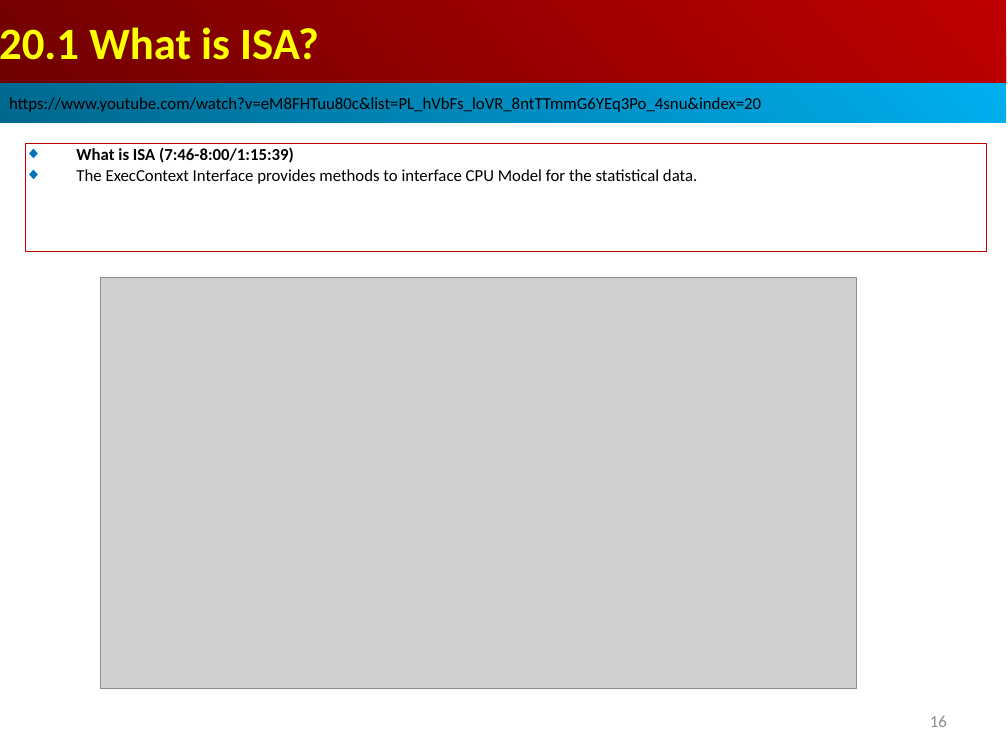
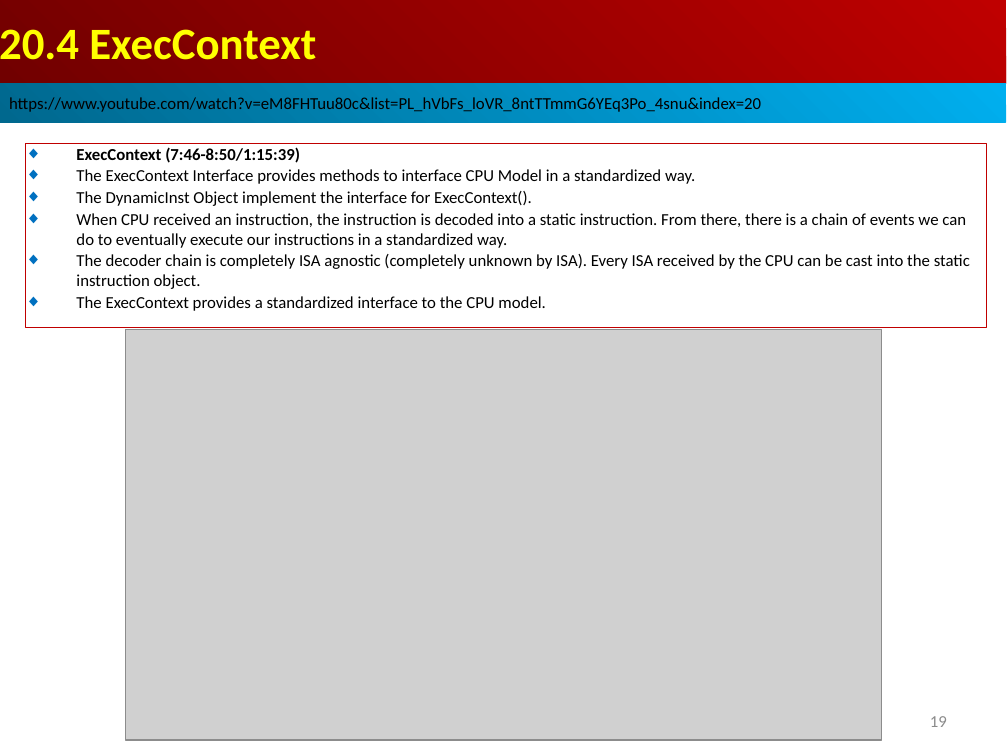
Before and after one commit to peterhchen/AIU_CS850_Gem5_McPAT, a slide deck: slide 19 of 050_Gem5/020.ModelCore/000_Video/020.ModelCore.ppt (slide 16 before the commit). Drawn at 1008x756 pixels with LibreOffice and Linux fonts; fonts in the diff are those of the drawing; grey boxes stand for pictures. Boxes give left, top, right and bottom in pixels: in the first picture for what was removed or moved away, otherwise in the second. Text is boxed around its words. In the diff, an @@ line names an element or a change of style, - is before the commit and + after.

```diff
--- a/050_Gem5/020.ModelCore/000_Video/020.ModelCore.ppt
+++ b/050_Gem5/020.ModelCore/000_Video/020.ModelCore.ppt
@@ text in rectangle at (x1=0, y1=29, x2=316, y2=60): text changed @@
-20.1 What is ISA?
+20.4 ExecContext
@@ rectangle "ExecContext (7:46-8:50/1:15:39)" resized from (x1=25, y1=143, x2=987, y2=252) to (x1=25, y1=143, x2=987, y2=328) @@
@@ text in rectangle at (x1=76, y1=147, x2=970, y2=311): text changed @@
-◆ What is ISA (7:46-8:00/1:15:39)
-◆ The ExecContext Interface provides methods to interface CPU Model for the statistical data.
+◆ ExecContext (7:46-8:50/1:15:39)
+◆ The ExecContext Interface provides methods to interface CPU Model in a standardized way.
+◆ The DynamicInst Object implement the interface for ExecContext().
+◆ When CPU received an instruction, the instruction is decoded into a static instruction. From there, there is a chain of events we can do to eventually execute our instructions in a standardized way.
+◆ The decoder chain is completely ISA agnostic (completely unknown by ISA). Every ISA received by the CPU can be cast into the static instruction object.
+◆ The ExecContext provides a standardized interface to the CPU model.
@@ picture moved from (x1=101, y1=277, x2=857, y2=688) to (x1=126, y1=330, x2=882, y2=741) @@
@@ page number at (x1=930, y1=716, x2=947, y2=727): text changed @@
-16
+19
```
Also in this commit, not shown: 9 other slides changed, 5 slides added.
